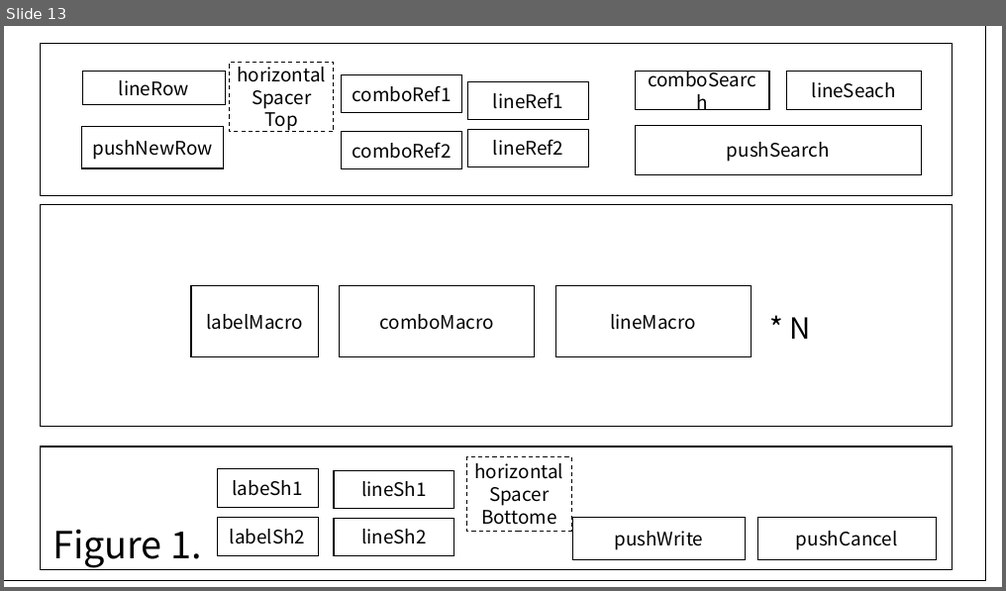
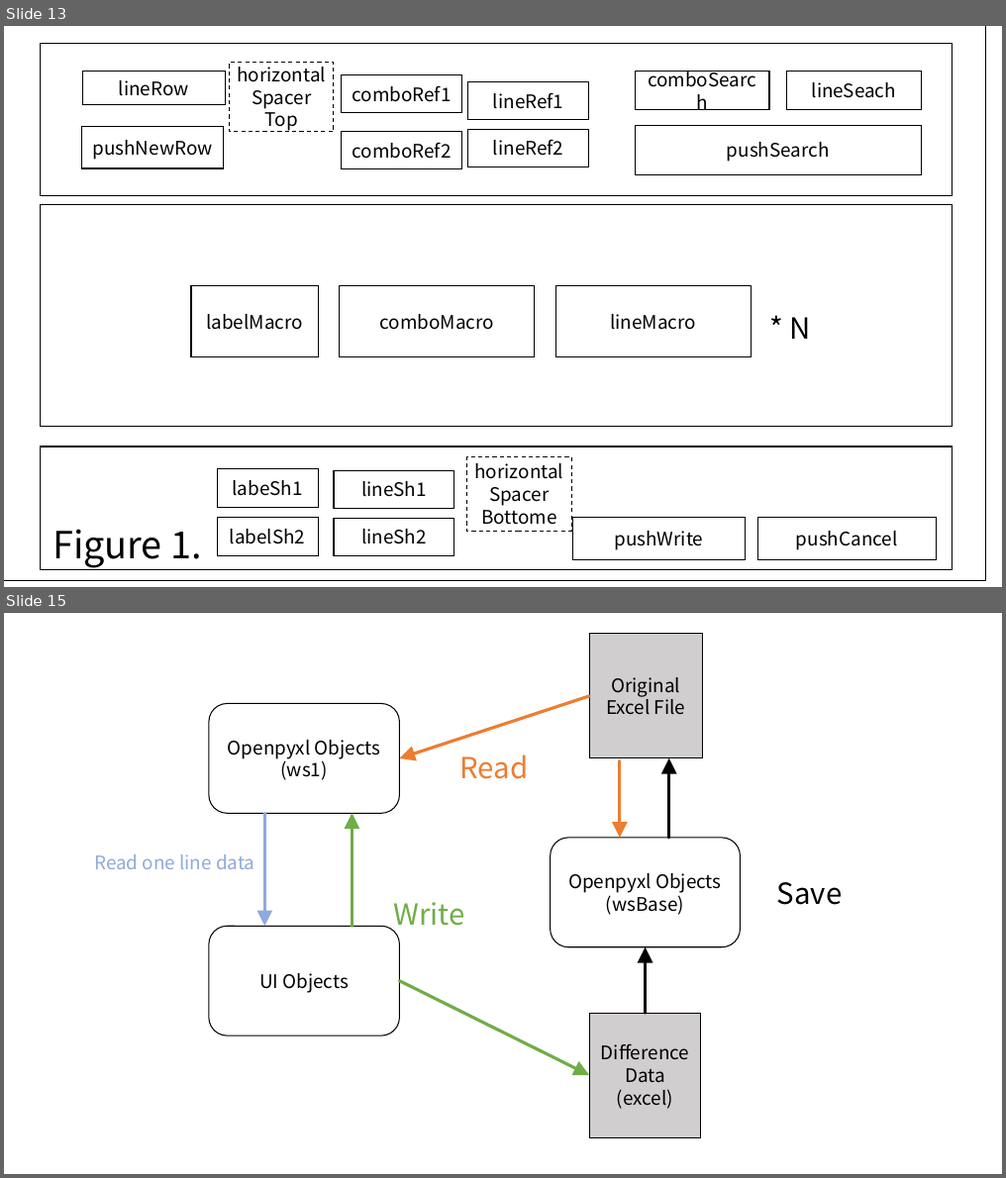
Before and after one commit to toshiakiasakura/rakutto_collect_project, a slide deck: prj_input/rakurakuInput.pptx. Shown one above the other, each under a label of ours: slide 13 before the commit, slides 13 and 15 after it; the slides between them are not shown. The pictures are 1006x591 and 1006x1178 pixels, drawn with LibreOffice and Linux fonts; fonts in the diff are those of the drawing. Boxes give left, top, right and bottom in pixels: in the first picture for what was removed or moved away, otherwise in the second. Text is boxed around its words. In the diff, an @@ line names an element or a change of style, - is before the commit and + after.

```diff
--- a/prj_input/rakurakuInput.pptx
+++ b/prj_input/rakurakuInput.pptx
@@ slide 15 added at (4,613,1002,1174), background #FFFFFF @@
@@ rectangle added at (589,634,703,759), fill #D0CECE, outline #000000 1 pt, 18 pt, text #000000 @@
+Original
+Excel File
@@ arrow added from (589, 696) to (399, 759), #ED7D31 3 pt @@
@@ rounded rectangle added at (209,703,400,814), fill #FFFFFF, outline #000000 1 pt, 18 pt, text #000000 @@
+Openpyxl Objects
+(ws1)
@@ text added at (460,755,529,779), 28 pt, text #ED7D31 @@
+Read
@@ arrow added from (669, 838) to (669, 759), #000000 3 pt @@
@@ arrow added from (620, 761) to (620, 838), #ED7D31 3 pt @@
@@ arrow added from (264, 814) to (264, 926), #8FAADC 3 pt @@
@@ arrow added from (352, 926) to (352, 814), #70AD47 3 pt @@
@@ rounded rectangle added at (550,838,741,948), fill #FFFFFF, outline #000000 1 pt, 18 pt, text #000000 @@
+Openpyxl Objects
+(wsBase)
@@ text added at (94,855,254,869), 18 pt, text #8FAADC @@
+Read one line data
@@ text added at (393,902,464,933), 28 pt, text #70AD47 @@
+Write
@@ text added at (777,882,842,905), 28 pt, text #000000 @@
+Save
@@ rounded rectangle added at (209,926,400,1036), fill #FFFFFF, outline #000000 1 pt, 18 pt, text #000000 @@
+UI Objects
@@ arrow added from (646, 1013) to (646, 948), #000000 3 pt @@
@@ arrow added from (399, 981) to (589, 1075), #70AD47 3 pt @@
@@ rectangle added at (589,1013,701,1138), fill #D0CECE, outline #000000 1 pt, 18 pt, text #000000 @@
+Difference
+Data
+(excel)
```
Also in this commit, not shown: 1 other slide added, 1 slide removed.
